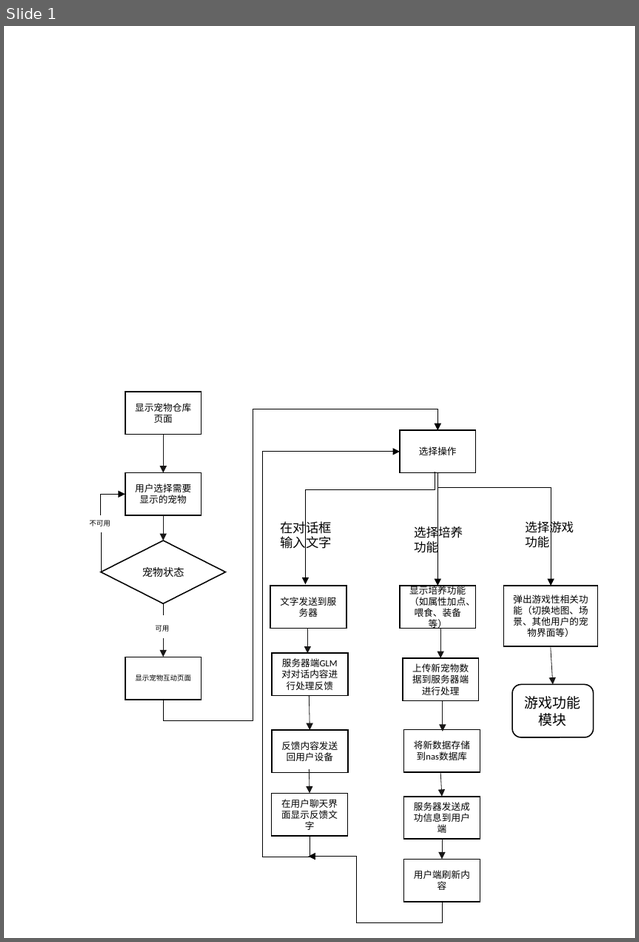
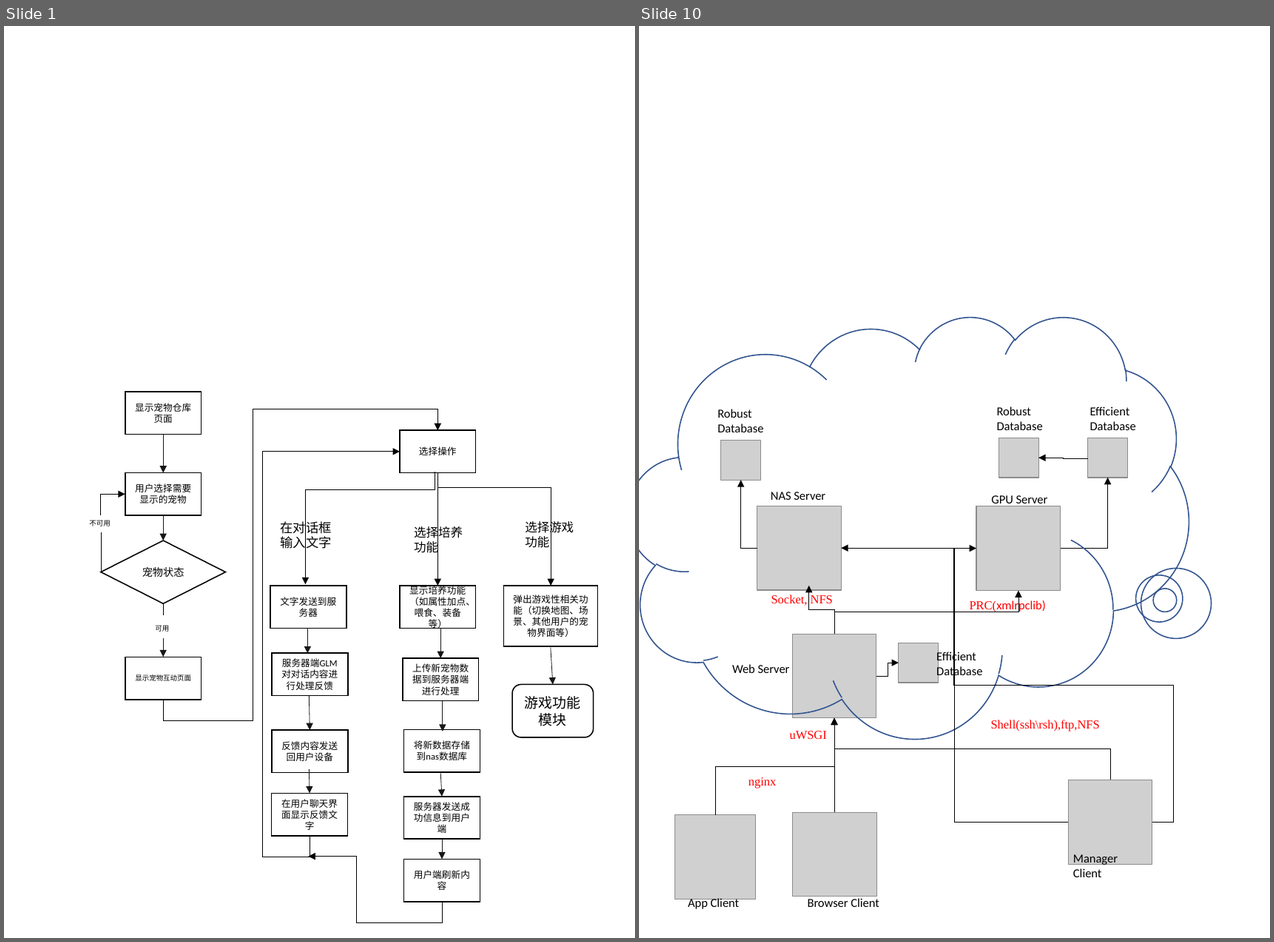
Before and after one commit to z4714/Vcat_AI_virtual_pet, a slide deck: 产品文档/图片资料/图例.pptx. Shown side by side, each under a label of ours: slide 1 before the commit, slides 1 and 10 after it; the slides between them are not shown. The pictures are 639x942 and 1274x942 pixels, drawn with LibreOffice and Linux fonts; fonts in the diff are those of the drawing; grey boxes stand for pictures. Boxes give left, top, right and bottom in pixels: in the first picture for what was removed or moved away, otherwise in the second. Text is boxed around its words. In the diff, an @@ line names an element or a change of style, - is before the commit and + after.

```diff
--- a/产品文档/图片资料/图例.pptx
+++ b/产品文档/图片资料/图例.pptx
@@ slide 10 added at <box>639,26,1270,938</box>, background #FFFFFF @@
@@ group added at <box>639,316,1189,910</box>: 15 texts, 11 elbow arrows, 10 pictures, 1 thought cloud @@
+NAS Server
+Robust Database
+Robust Database
+Efficient Database
+Efficient Database
+GPU Server
+Web Server
+App Client
+Browser Client
+Manager Client
+Shell(ssh\rsh),ftp,NFS
+nginx
+uWSGI
+Socket, NFS
+PRC(xmlrpclib)
```
Also in this commit, not shown: 1 slide changed, 10 other slides added, 22 other files.
